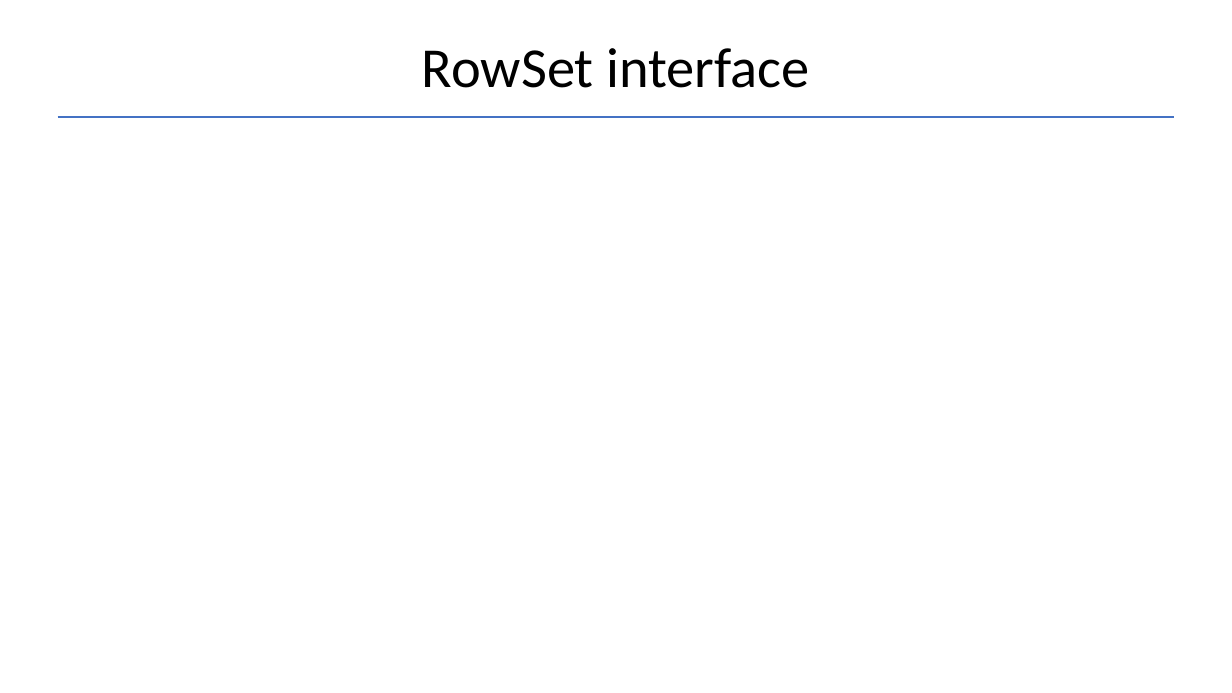
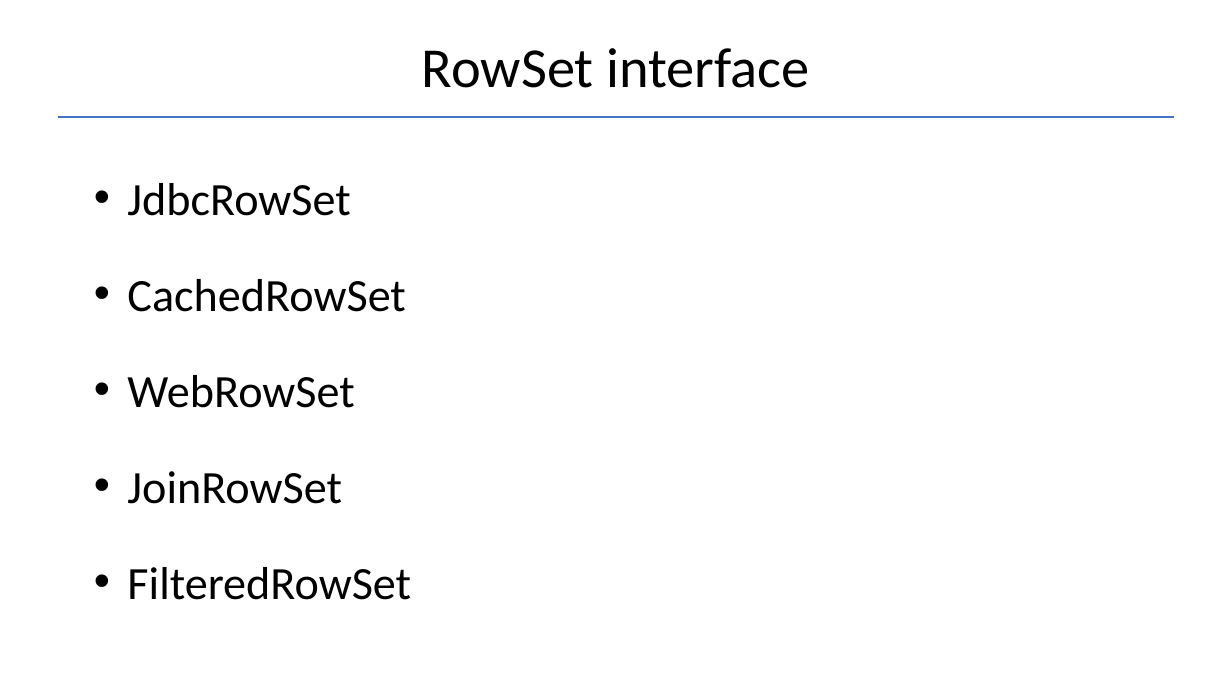
Before and after one commit to Garnik94/Levelup_presentations, a slide deck: slide 18 of JDBC/JDBC_Presentation.pptx (slide 16 before the commit). Drawn at 1232x693 pixels with LibreOffice and Linux fonts; fonts in the diff are those of the drawing. Boxes give left, top, right and bottom in pixels: in the first picture for what was removed or moved away, otherwise in the second. Text is boxed around its words. In the diff, an @@ line names an element or a change of style, - is before the commit and + after.

```diff
--- a/JDBC/JDBC_Presentation.pptx
+++ b/JDBC/JDBC_Presentation.pptx
@@ text added at box(127, 183, 411, 600), 36 pt, text #000000 @@
+• JdbcRowSet
+• CachedRowSet
+• WebRowSet
+• JoinRowSet
+• FilteredRowSet
```
Also in this commit, not shown: 11 other slides changed, 2 slides added, 4 other files.
